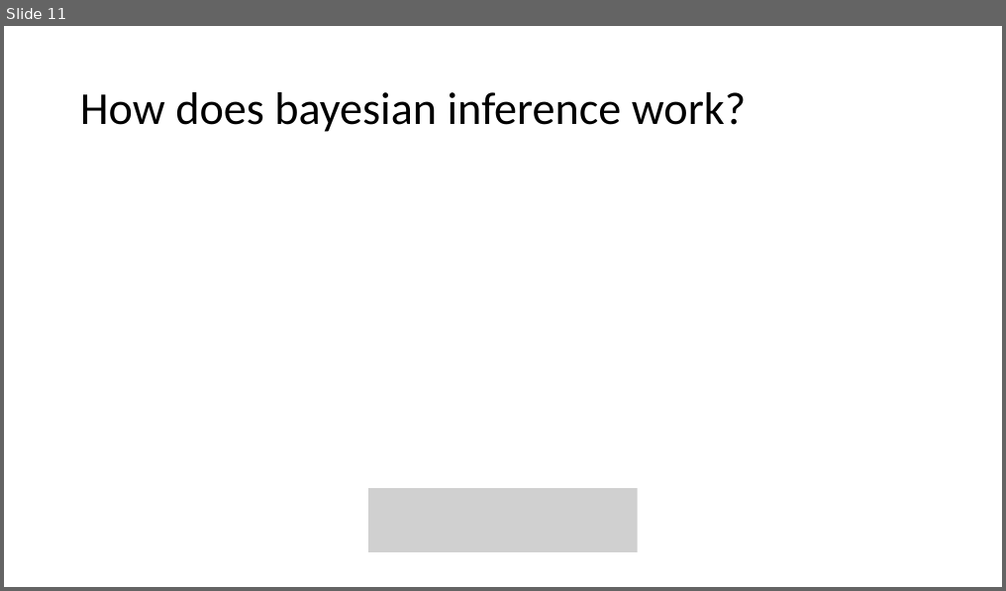
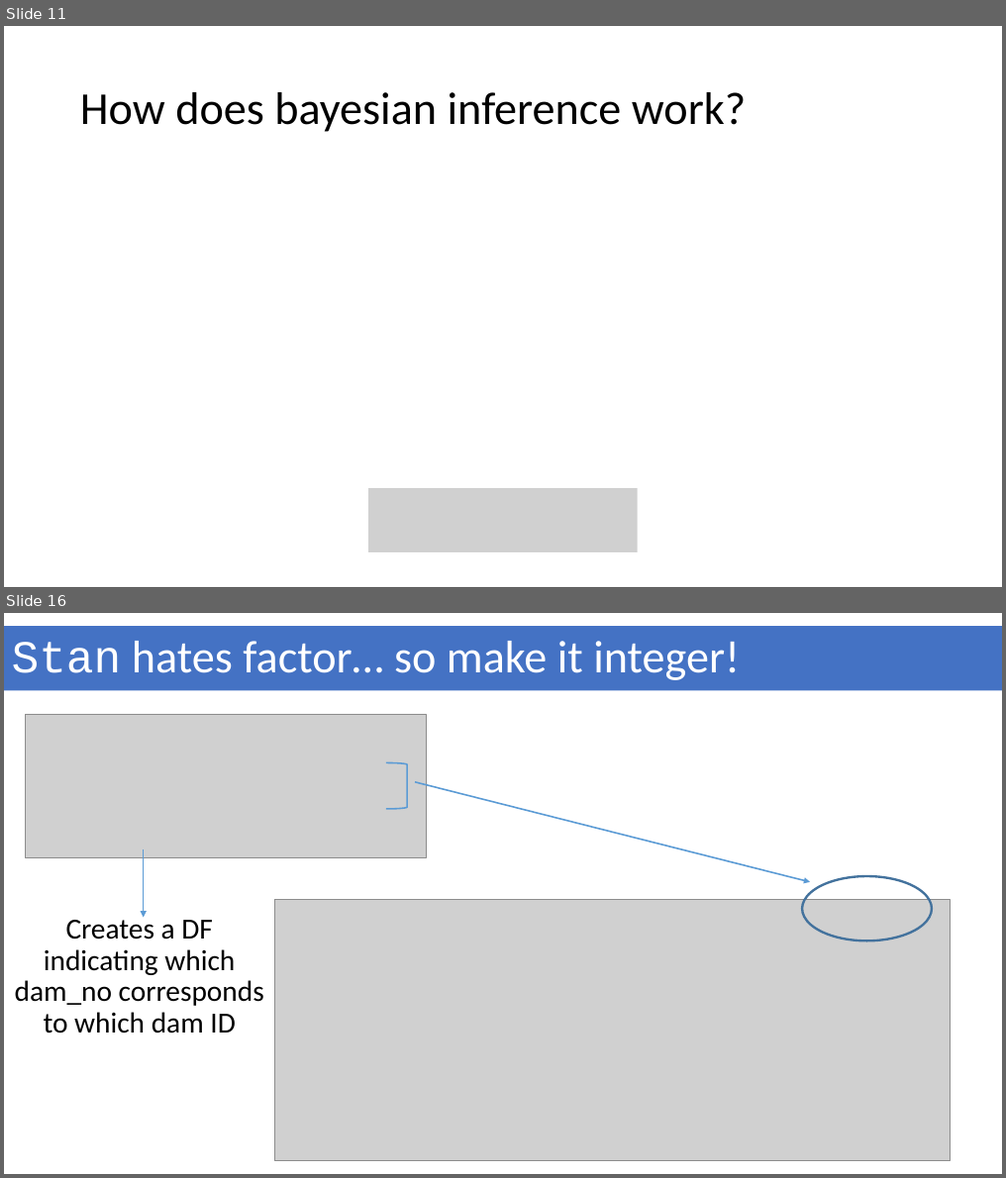
Before and after one commit to geek-lunch/workshops, a slide deck: Intro_to_bayesian/bayesian_stats_with_stan_and_brms.pptx. Shown one above the other, each under a label of ours: slide 11 before the commit, slides 11 and 16 after it; the slides between them are not shown. The pictures are 1006x591 and 1006x1178 pixels, drawn with LibreOffice and Linux fonts; fonts in the diff are those of the drawing; grey boxes stand for pictures. Boxes give left, top, right and bottom in pixels: in the first picture for what was removed or moved away, otherwise in the second. Text is boxed around its words. In the diff, an @@ line names an element or a change of style, - is before the commit and + after.

```diff
--- a/Intro_to_bayesian/bayesian_stats_with_stan_and_brms.pptx
+++ b/Intro_to_bayesian/bayesian_stats_with_stan_and_brms.pptx
@@ slide 16 added at bbox=[4, 613, 1002, 1174], background #FFFFFF @@
@@ rectangle added at bbox=[4, 626, 1002, 690], fill #4472C4, 44 pt, text #FFFFFF @@
+Stan hates factor… so make it integer!
@@ picture added at bbox=[26, 714, 427, 858] @@
@@ right bracket added at bbox=[386, 762, 408, 809], outline #5B9BD5 1.5 pt @@
@@ arrow added from (415, 782) to (810, 882), #5B9BD5 1.5 pt @@
@@ arrow added from (144, 850) to (144, 918), #5B9BD5 1.5 pt @@
@@ ellipse added at bbox=[802, 876, 932, 941], outline #43739E 2.25 pt @@
@@ picture added at bbox=[275, 899, 950, 1161] @@
@@ text added at bbox=[15, 914, 264, 1034], 28 pt, text #000000 @@
+Creates a DF indicating which dam_no corresponds to which dam ID
```
Also in this commit, not shown: 9 other slides added.
